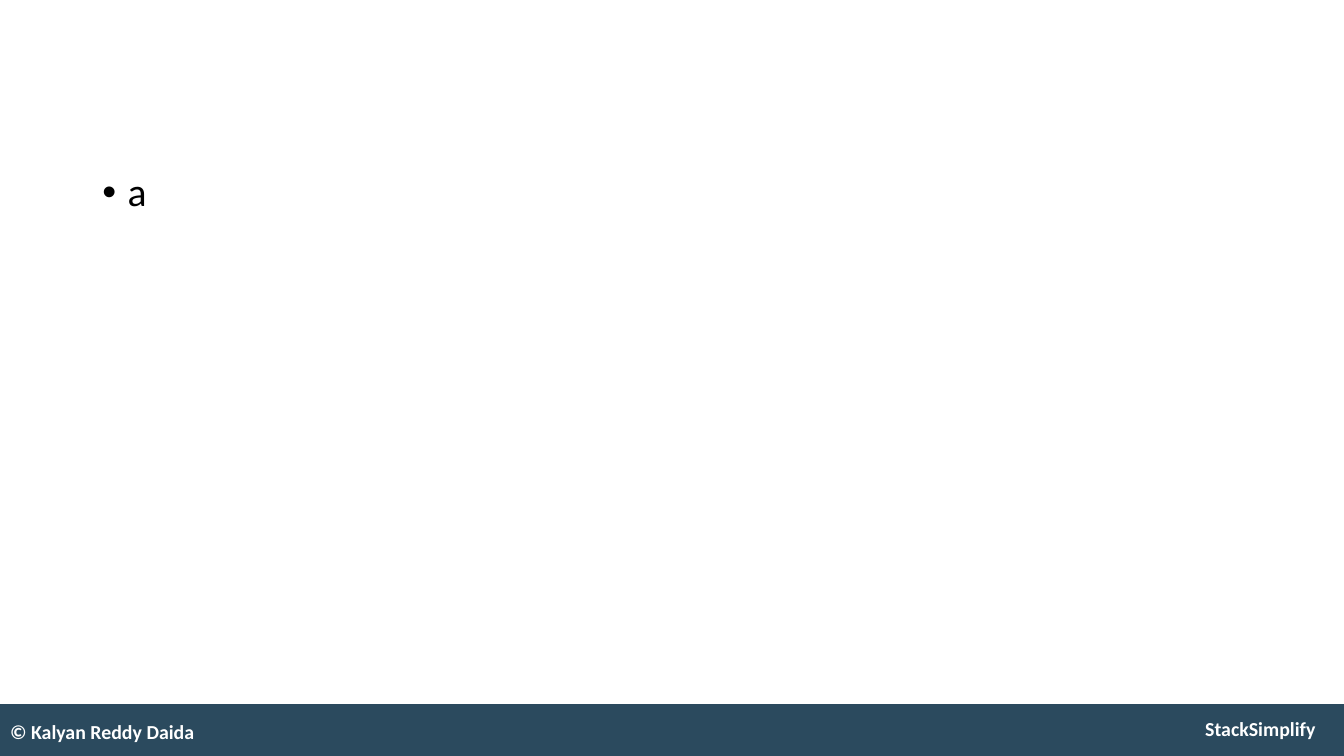
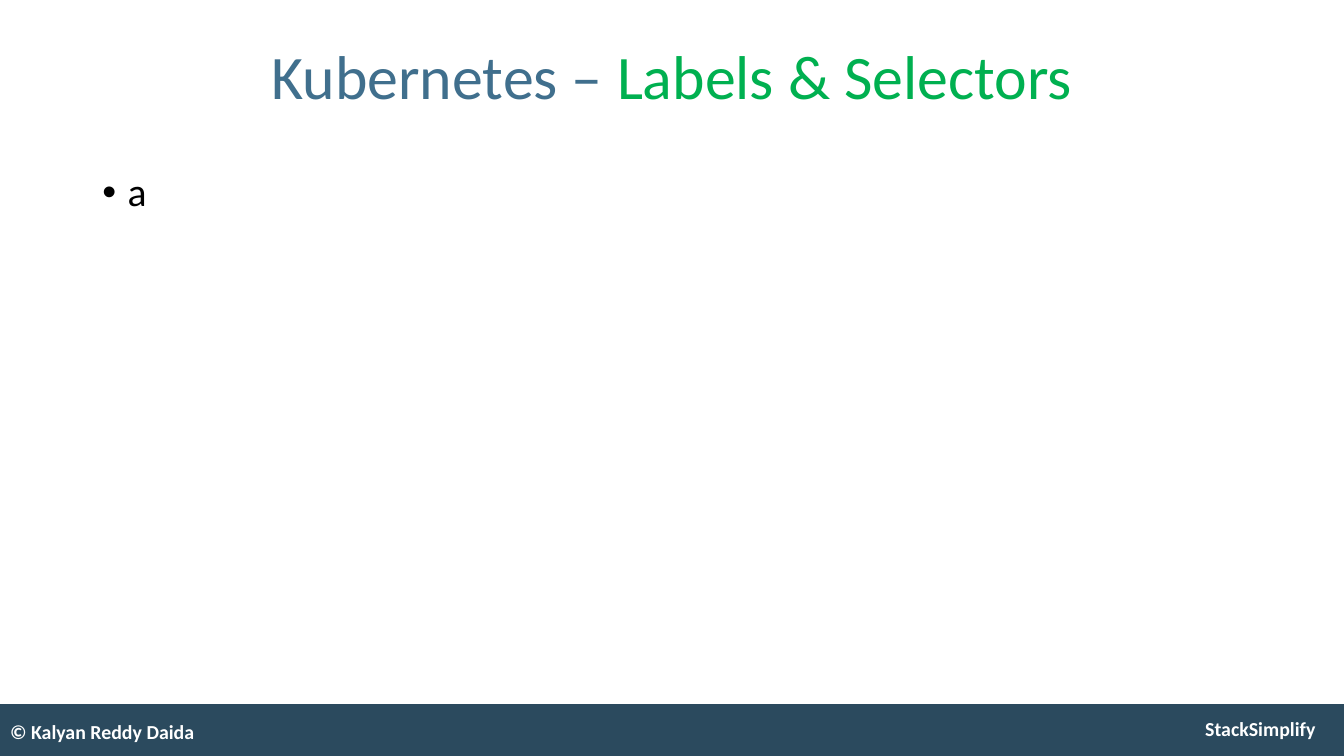
Before and after one commit to stacksimplify/aws-eks-kubernetes-masterclass, a slide deck: slide 22 of presentation/AWS-Fargate-and-EKS-Masterclass.pptx (slide 11 before the commit). Drawn at 1344x756 pixels with LibreOffice and Linux fonts; fonts in the diff are those of the drawing. Boxes give left, top, right and bottom in pixels: in the first picture for what was removed or moved away, otherwise in the second. Text is boxed around its words. In the diff, an @@ line names an element or a change of style, - is before the commit and + after.

```diff
--- a/presentation/AWS-Fargate-and-EKS-Masterclass.pptx
+++ b/presentation/AWS-Fargate-and-EKS-Masterclass.pptx
@@ title added at (272,56,1072,100), 53 pt, text #00B050 @@
+Kubernetes – Labels & Selectors
```
Also in this commit, not shown: 27 slides added.
